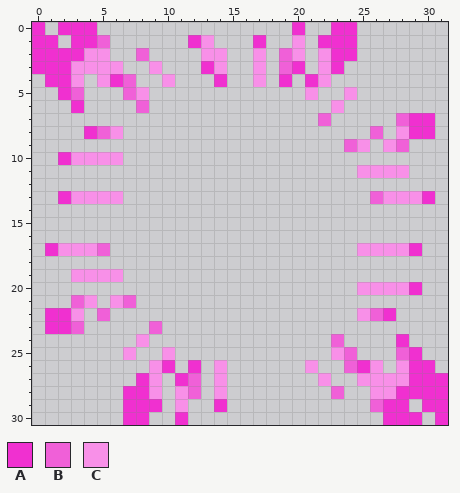
Edited in one commit: pixel-art sprite (Sprites/Effects/Buster/BNP1F0.png). The picture above is the old version.
The file is 32x31 pixels.
Palette (. is transparent): A #f030d0  B #f060d8  C #f890e8
The same view after the edit:
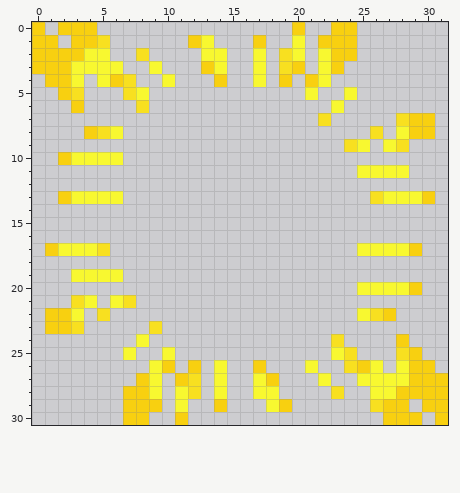
From old to new:
@@ palette @@
-A #f030d0
+A #f8d010
-B #f060d8
+B #f8e020
-C #f890e8
+C #f8f830
@@ x 15..21 @@
 25 .......
-26 ......C
-27 .......
-28 .......
-29 .......
+26 ..A...C
+27 ..CA...
+28 ..CC...
+29 ...CA..
 30 .......
Where, in picture pixels (left, top, right, bottom), the same in both pictures:
changed: (32, 22, 448, 425)
